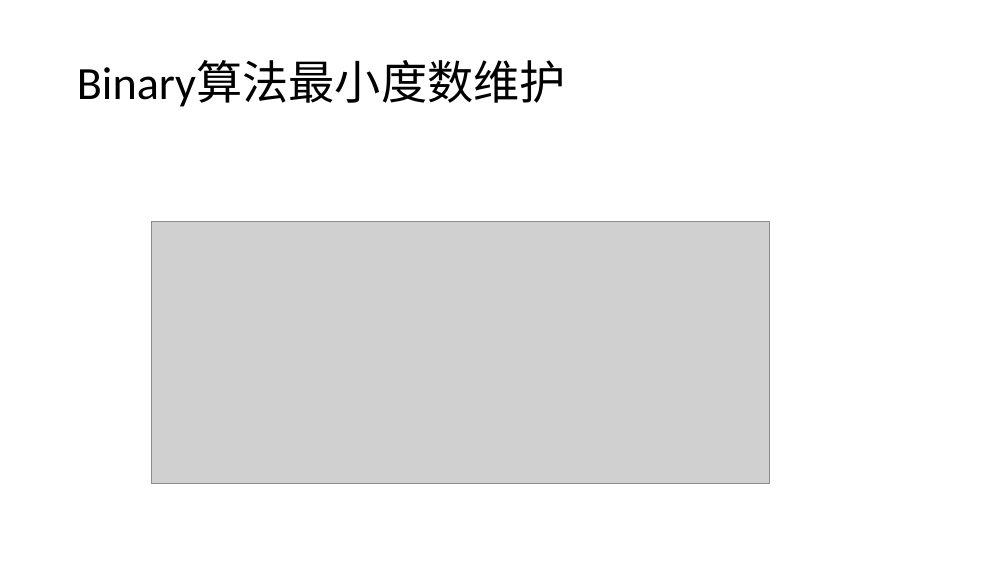
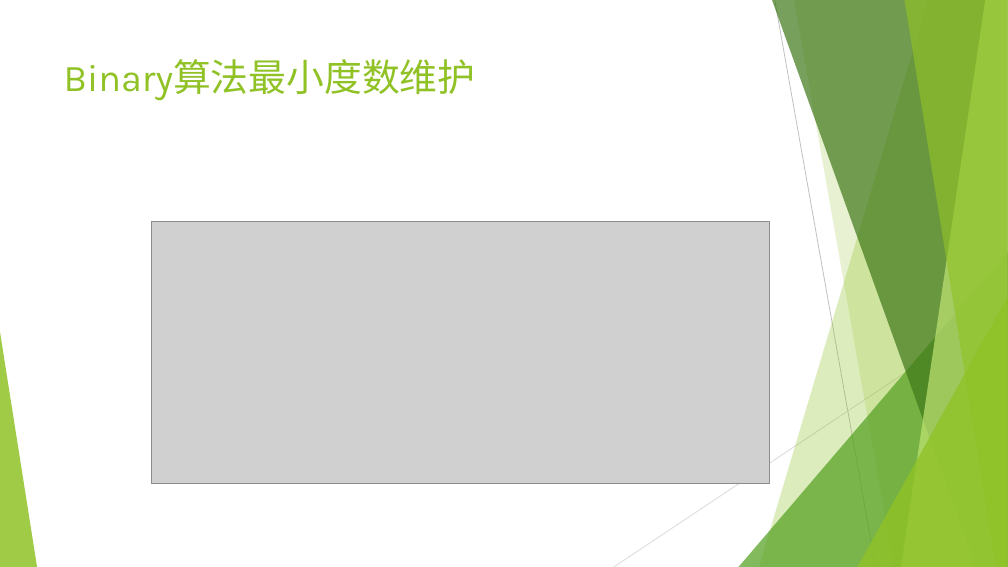
Before and after one commit to youli9056/MyPaper, a slide deck: slide 7 of 开题/大规模数据并行图处理算法与计算平台研究.pptx. Drawn at 1008x567 pixels with LibreOffice and Linux fonts; fonts in the diff are those of the drawing; grey boxes stand for pictures. Boxes give left, top, right and bottom in pixels: in the first picture for what was removed or moved away, otherwise in the second. Text is boxed around its words. In the diff, an @@ line names an element or a change of style, - is before the commit and + after.

```diff
--- a/开题/大规模数据并行图处理算法与计算平台研究.pptx
+++ b/开题/大规模数据并行图处理算法与计算平台研究.pptx
@@ title "Binary算法最小度数维护": place and size @@
-title "Binary算法最小度数维护" at (77, 61, 566, 107)
+title "Binary算法最小度数维护" at (64, 59, 476, 101)
@@ title "Binary算法最小度数维护" at (64, 59, 476, 101): size 44 to 36 pt, font Calibri to Karla, text colour #000000 to #90C226; line spacing 0.9 to 1; vertical alignment middle to top @@
@@ group added at (0, 0, 1008, 567): 5 freeform shapes, 3 triangles, 2 lines @@
```
Also in this commit, not shown: 16 other slides changed, 1 slide added, 1 other file.
